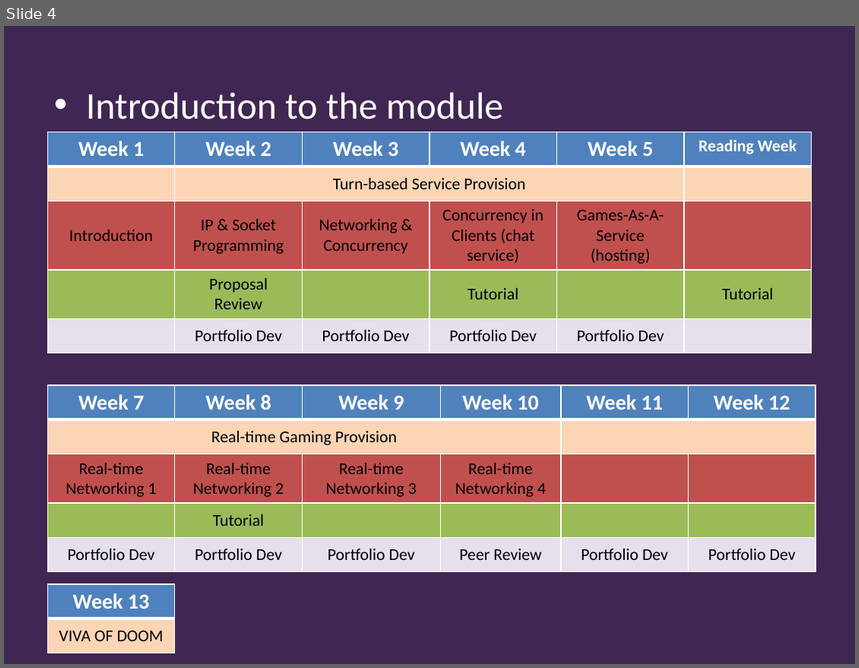
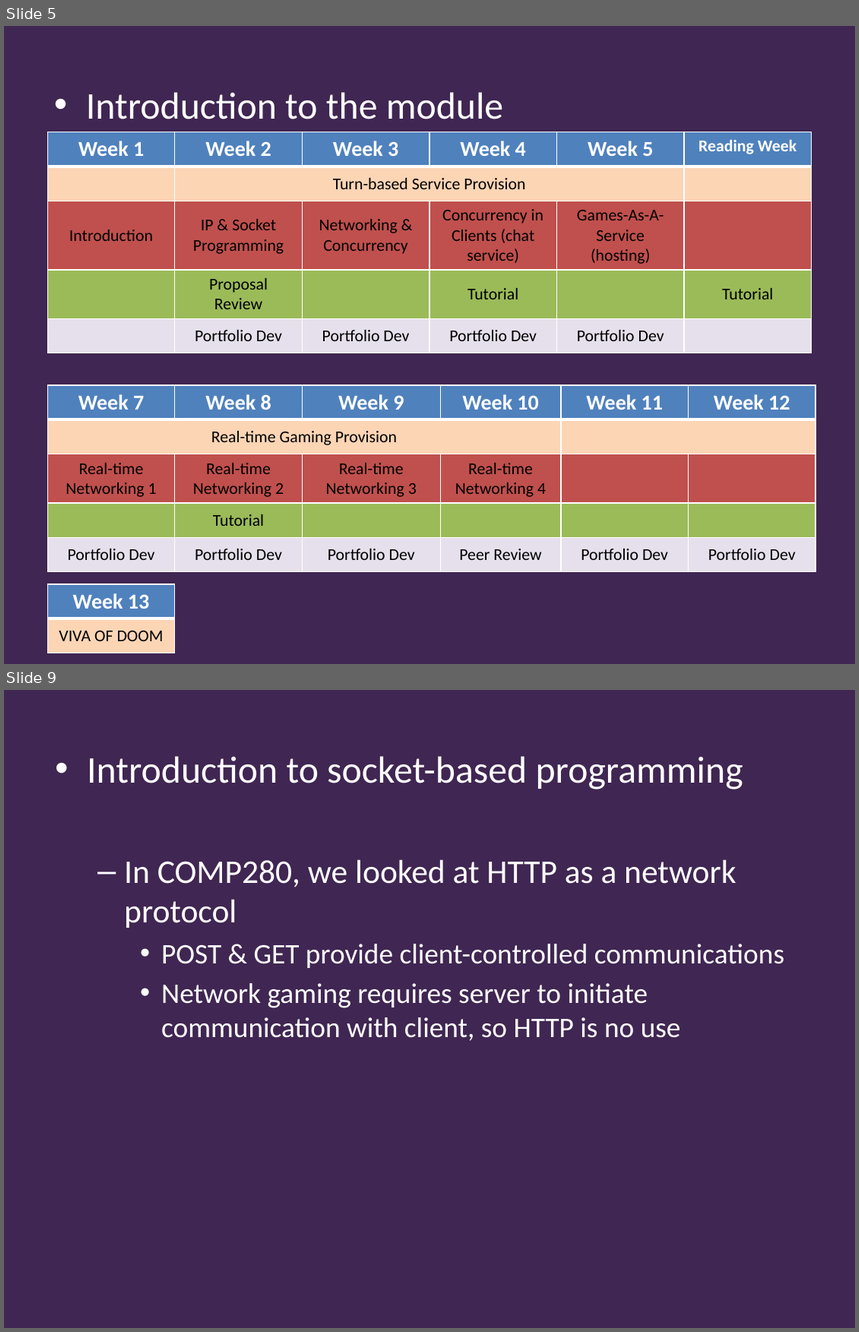
Before and after one commit to Falmouth-Games-Academy/bsc-course-materials, a slide deck: COMP260/01/2019-20-COMP260-01-lecture.pptx. Shown one above the other, each under a label of ours: slide 4 before the commit, slides 5 and 9 after it; the slides between them are not shown. The pictures are 859x668 and 859x1332 pixels, drawn with LibreOffice and Linux fonts; fonts in the diff are those of the drawing; background and template pictures are left out. Boxes give left, top, right and bottom in pixels: in the first picture for what was removed or moved away, otherwise in the second. Text is boxed around its words. In the diff, an @@ line names an element or a change of style, - is before the commit and + after.

Commit message:
COMP260 L1

```diff
--- a/COMP260/01/2019-20-COMP260-01-lecture.pptx
+++ b/COMP260/01/2019-20-COMP260-01-lecture.pptx
@@ slide 9 added at (x1=4, y1=690, x2=855, y2=1328), background #402652 @@
@@ text added at (x1=87, y1=756, x2=785, y2=1041), 24 pt, text #FFFFFF @@
+• Introduction to socket-based programming
+  – In COMP280, we looked at HTTP as a network protocol
+    • POST & GET provide client-controlled communications
+    • Network gaming requires server to initiate communication with client, so HTTP is no use
@@ what was slide 4 is now slide 5 @@
```
Also in this commit, not shown: 2 slides changed, 15 other slides added, 1 other file.
